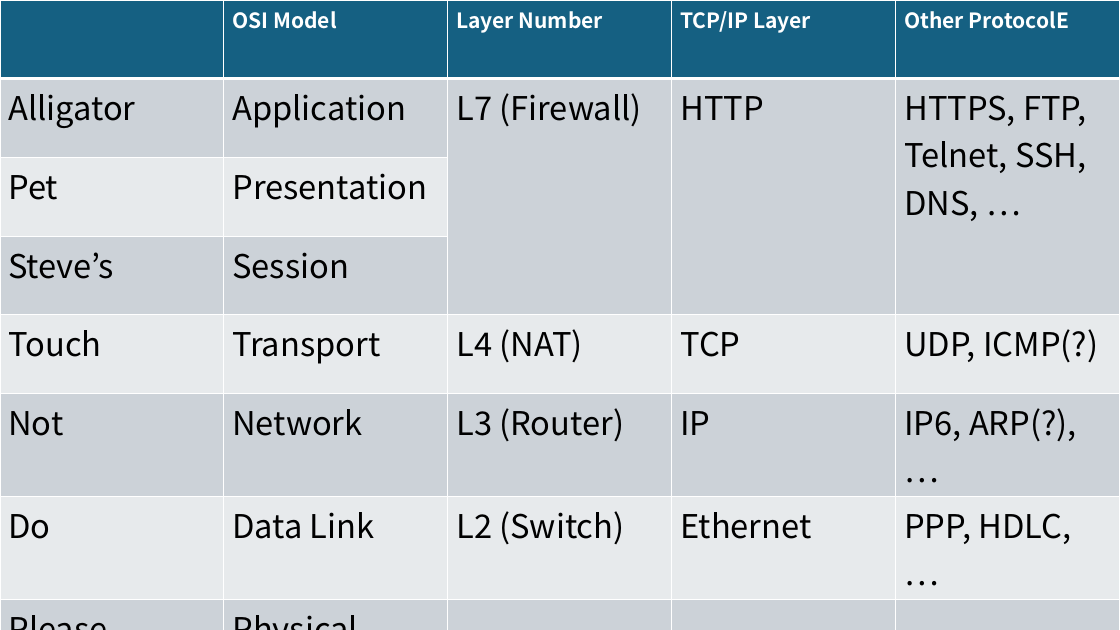
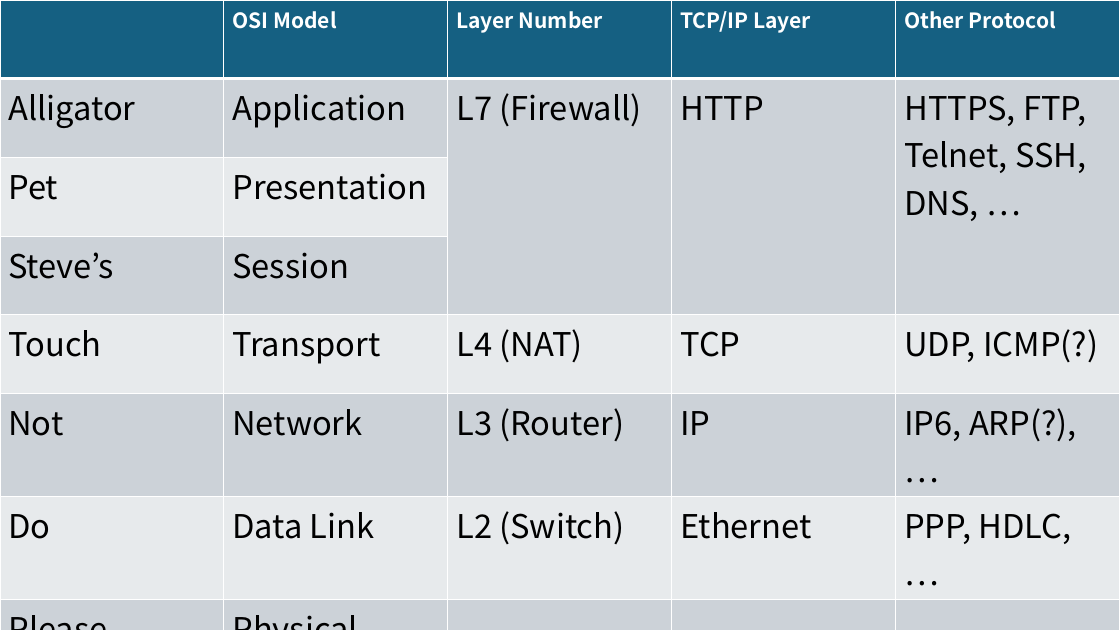
Before and after one commit to proxima1619/osi-and-tcp, a slide deck: slide 1 of osi-and-tcp.pptx. Drawn at 1120x630 pixels with LibreOffice and Linux fonts; fonts in the diff are those of the drawing. Boxes give left, top, right and bottom in pixels: in the first picture for what was removed or moved away, otherwise in the second. Text is boxed around its words. In the diff, an @@ line names an element or a change of style, - is before the commit and + after.

Commit message:
Update osi-and-tcp presentation

```diff
--- a/osi-and-tcp.pptx
+++ b/osi-and-tcp.pptx
@@ table at bbox=[0, 0, 1120, 630] @@
-row 1, column 5: Other ProtocolE
+row 1, column 5: Other Protocol
```
